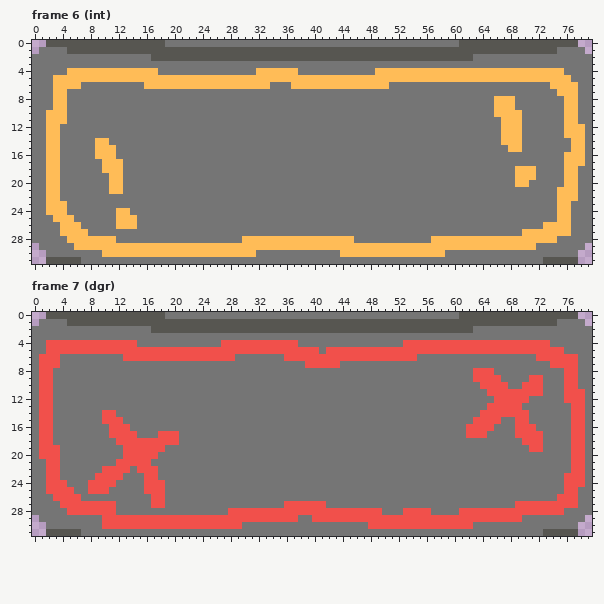
Pixel-art file -- lockdeck/assets/depths/depth template.aseprite. The picture above is the old version.
80x32 pixels, 33 frames. Shown: frame 6 (int), frame 7 (dgr).
After the commit:
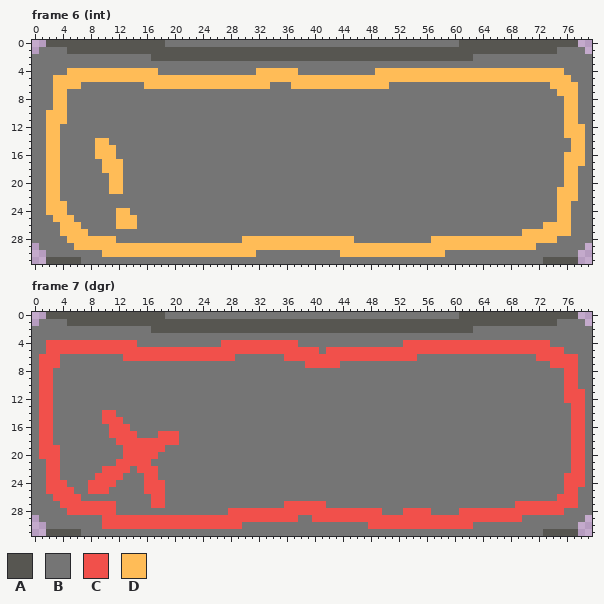
Palette (. is transparent): A #575651  B #757575  C #f1504b  D #ffbc57
Change:
--- frame 6 (int), layer "inline"
@@ x 64..73 @@
  7 BBBBBBBBBB
- 8 BBDDDBBBBB
- 9 BBDDDBBBBB
-10 BBDDDDBBBB
-11 BBBDDDBBBB
-12 BBBDDDBBBB
-13 BBBDDDBBBB
-14 BBBDDDBBBB
-15 BBBBDDBBBB
+ 8 BBBBBBBBBB
+ 9 BBBBBBBBBB
+10 BBBBBBBBBB
+11 BBBBBBBBBB
+12 BBBBBBBBBB
+13 BBBBBBBBBB
+14 BBBBBBBBBB
+15 BBBBBBBBBB
 16 BBBBBBBBBB
 17 BBBBBBBBBB
-18 BBBBBDDDBB
-19 BBBBBDDDBB
-20 BBBBBDDBBB
+18 BBBBBBBBBB
+19 BBBBBBBBBB
+20 BBBBBBBBBB
 21 BBBBBBBBBB
--- frame 7 (dgr), layer "inline"
@@ x 60..74 @@
  7 BBBBBBBBBBBBBBC
- 8 BBBCCCBBBBBBBBB
- 9 BBBCCCCBBBBCCBB
-10 BBBBCCCCBBCCCBB
-11 BBBBBCCCCCCCCBB
-12 BBBBBBCCCCCBBBB
-13 BBBBBCCCCCBBBBB
-14 BBBBCCCCCCCBBBB
-15 BBBCCCCBBCCBBBB
-16 BBCCCCBBBCCCBBB
-17 BBCCCBBBBCCCCBB
-18 BBBBBBBBBBCCCBB
-19 BBBBBBBBBBBCCBB
+ 8 BBBBBBBBBBBBBBB
+ 9 BBBBBBBBBBBBBBB
+10 BBBBBBBBBBBBBBB
+11 BBBBBBBBBBBBBBB
+12 BBBBBBBBBBBBBBB
+13 BBBBBBBBBBBBBBB
+14 BBBBBBBBBBBBBBB
+15 BBBBBBBBBBBBBBB
+16 BBBBBBBBBBBBBBB
+17 BBBBBBBBBBBBBBB
+18 BBBBBBBBBBBBBBB
+19 BBBBBBBBBBBBBBB
 20 BBBBBBBBBBBBBBB
